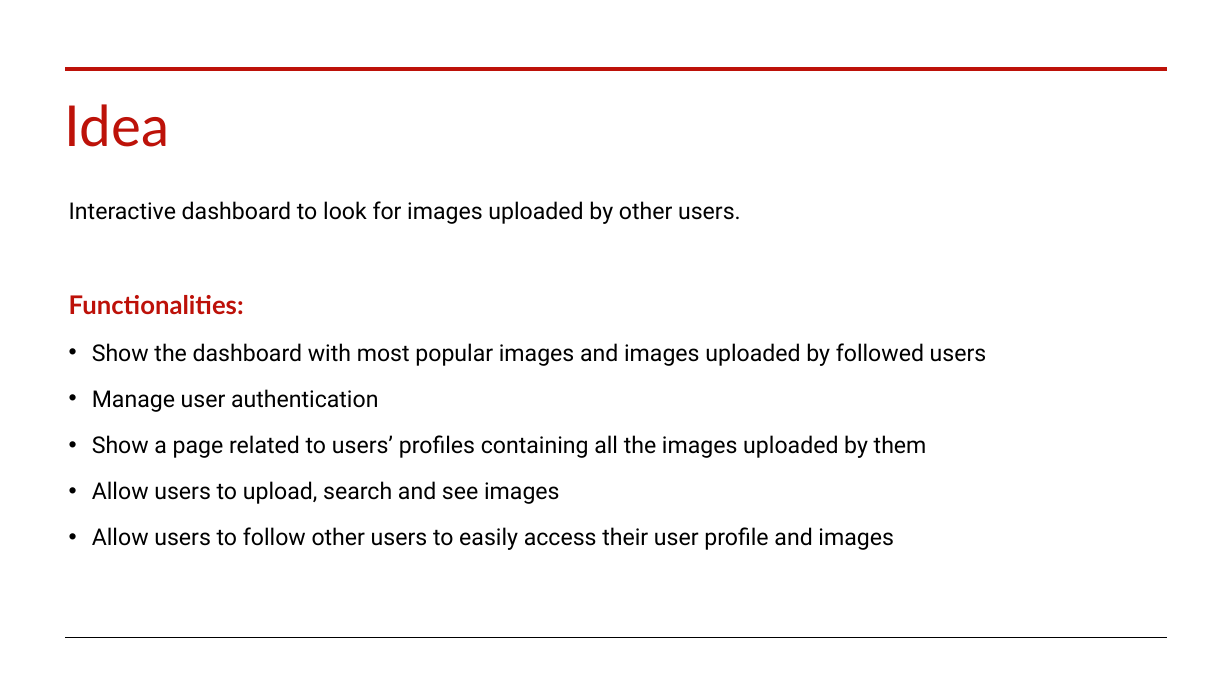
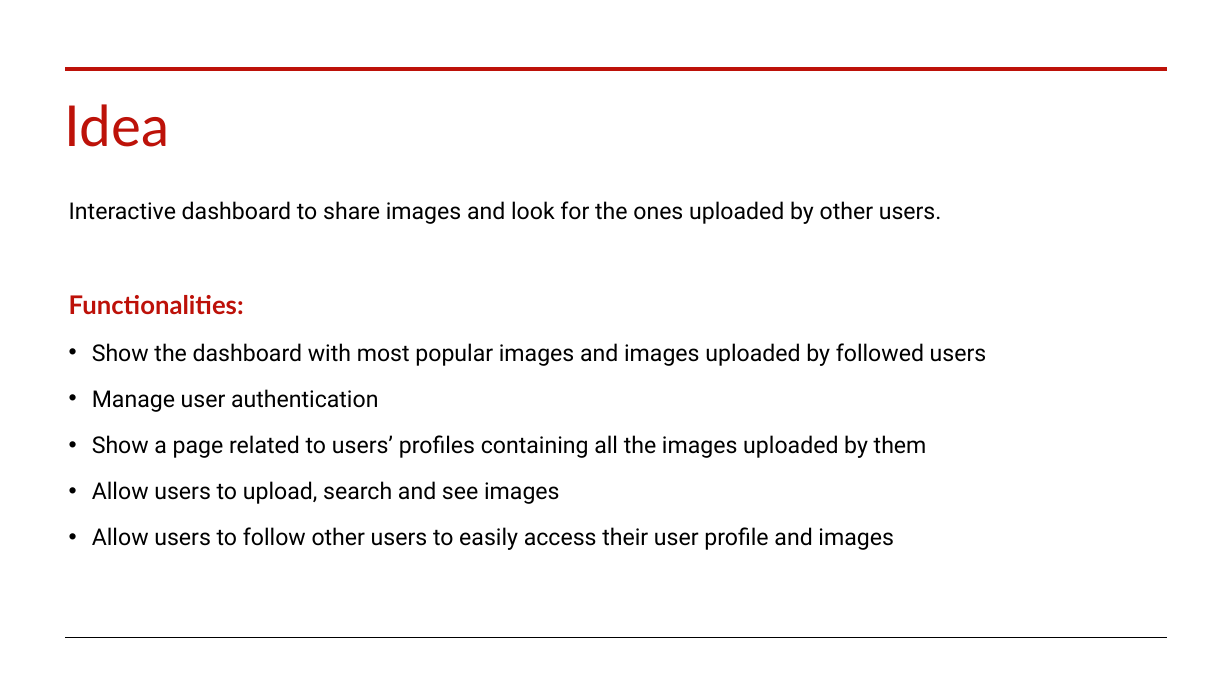
Before and after one commit to mauroficorella/LABAP, a slide deck: slide 2 of Documentation/Presentation.pptx. Drawn at 1232x693 pixels with LibreOffice and Linux fonts; fonts in the diff are those of the drawing. Boxes give left, top, right and bottom in pixels: in the first picture for what was removed or moved away, otherwise in the second. Text is boxed around its words. In the diff, an @@ line names an element or a change of style, - is before the commit and + after.

Commit message:
updated slides

```diff
--- a/Documentation/Presentation.pptx
+++ b/Documentation/Presentation.pptx
@@ text at (69, 201, 942, 224): text changed @@
-Interactive dashboard to look for images uploaded by other users.
+Interactive dashboard to share images and look for the ones uploaded by other users.
```
Also in this commit, not shown: 1 other slide changed, 2 slides added, 10 other files.
